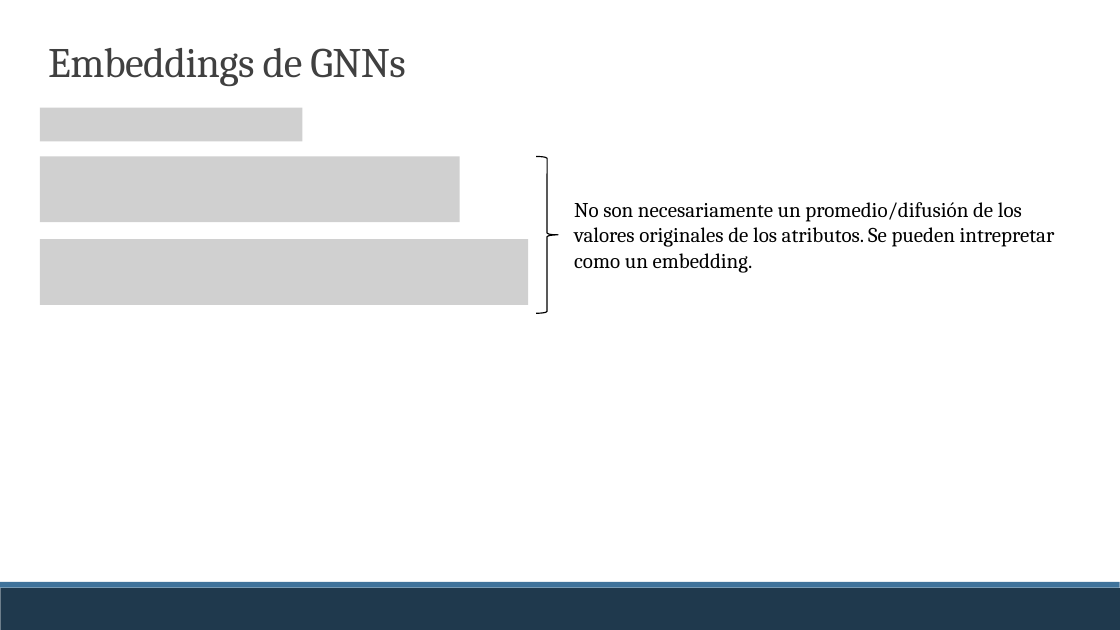
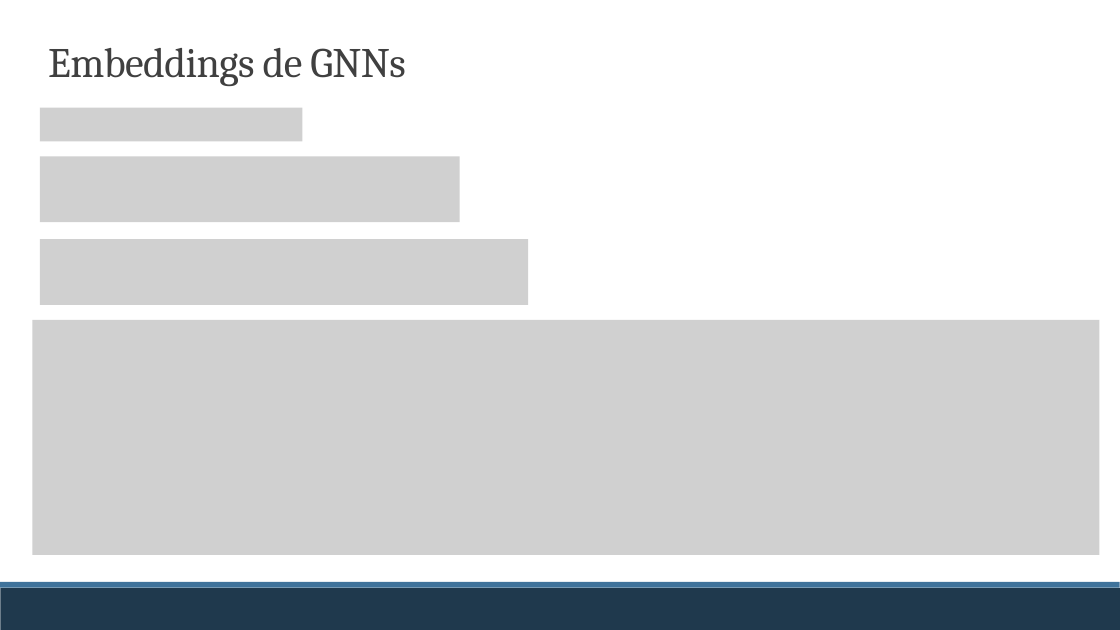
Before and after one commit to martinfama/LPGNN, a slide deck: slide 15 of Avance/avance.pptx. Drawn at 1120x630 pixels with LibreOffice and Linux fonts; fonts in the diff are those of the drawing; grey boxes stand for pictures. Boxes give left, top, right and bottom in pixels: in the first picture for what was removed or moved away, otherwise in the second. Text is boxed around its words. In the diff, an @@ line names an element or a change of style, - is before the commit and + after.

```diff
--- a/Avance/avance.pptx
+++ b/Avance/avance.pptx
@@ right brace removed at [536,156,558,313] @@
@@ text removed at [574,202,1055,273] @@
-No son necesariamente un promedio/difusión de los valores originales de los atributos. Se pueden intrepretar como un embedding.
@@ picture added at [32,320,1099,555] @@
```
Also in this commit, not shown: 1 other slide changed, 1 slide added, 11 other files.
